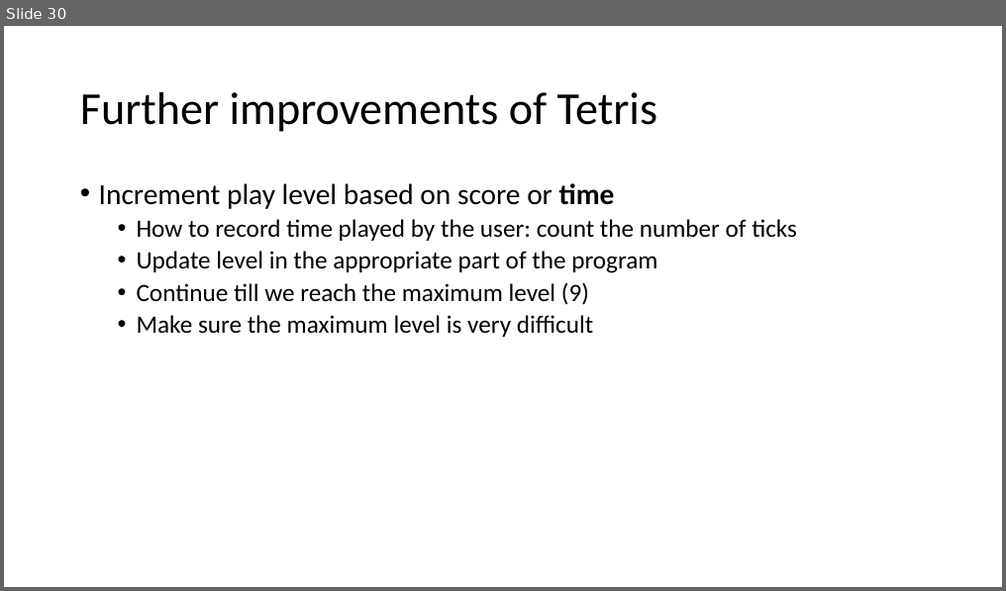
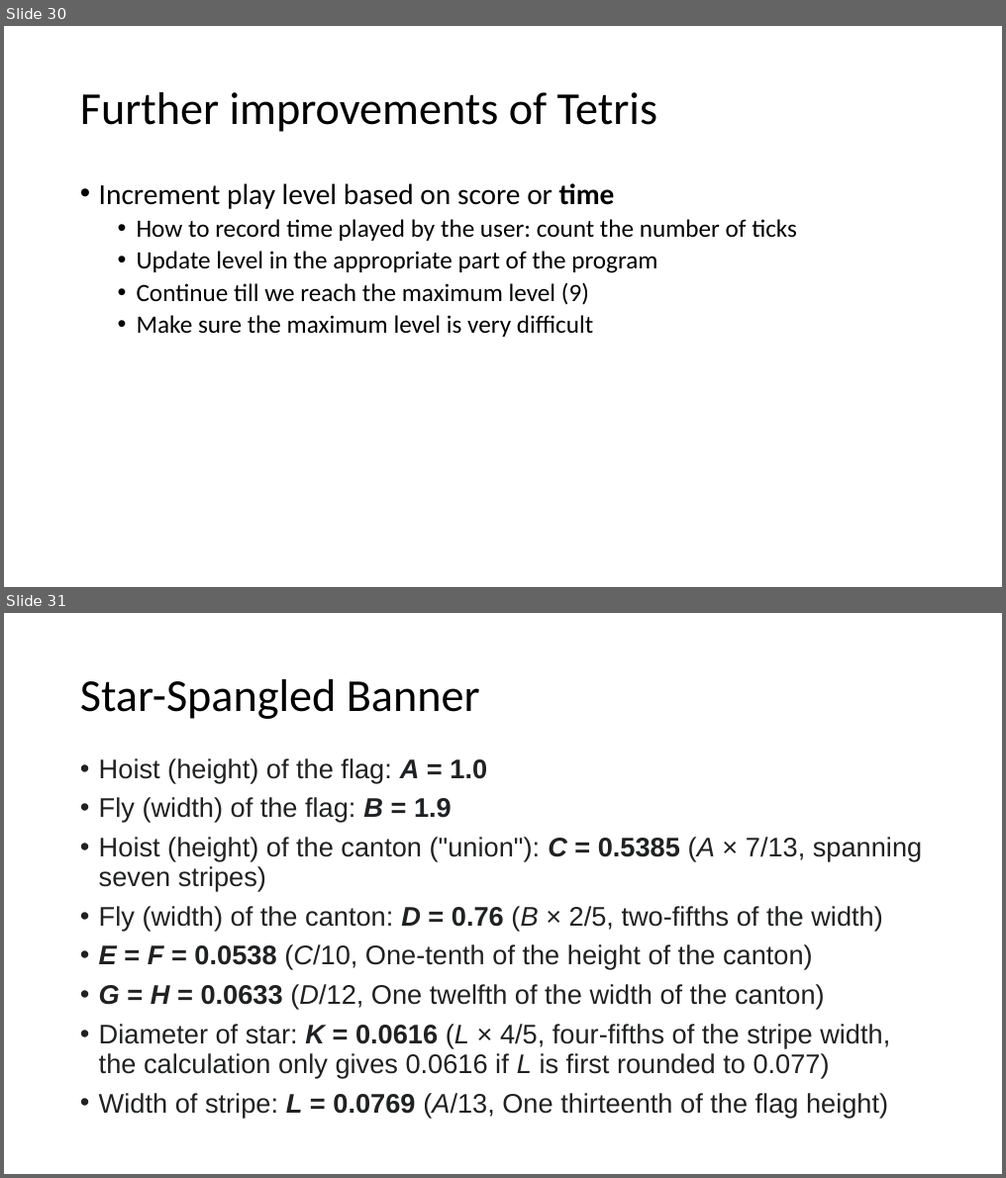
Before and after one commit to brianwhu/fun-in-js, a slide deck: documents/DataStructures.pptx. Shown one above the other, each under a label of ours: slide 30 before the commit, slides 30 and 31 after it. The pictures are 1006x591 and 1006x1178 pixels, drawn with LibreOffice and Linux fonts; fonts in the diff are those of the drawing. Boxes give left, top, right and bottom in pixels: in the first picture for what was removed or moved away, otherwise in the second. Text is boxed around its words. In the diff, an @@ line names an element or a change of style, - is before the commit and + after.

```diff
--- a/documents/DataStructures.pptx
+++ b/documents/DataStructures.pptx
@@ slide 31 added at [4,613,1002,1174], background #FFFFFF @@
@@ title added at [80,679,480,719], 44 pt, text #000000 @@
+Star-Spangled Banner
@@ text added at [99,759,922,1117], 25.9 pt, text #202122 @@
+• Hoist (height) of the flag: A = 1.0
+• Fly (width) of the flag: B = 1.9
+• Hoist (height) of the canton ("union"): C = 0.5385 (A × 7/13, spanning seven stripes)
+• Fly (width) of the canton: D = 0.76 (B × 2/5, two-fifths of the width)
+• E = F = 0.0538 (C/10, One-tenth of the height of the canton)
+• G = H = 0.0633 (D/12, One twelfth of the width of the canton)
+• Diameter of star: K = 0.0616 (L × 4/5, four-fifths of the stripe width, the calculation only gives 0.0616 if L is first rounded to 0.077)
+• Width of stripe: L = 0.0769 (A/13, One thirteenth of the flag height)
```
Also in this commit, not shown: 7 other slides added, 14 other files.
